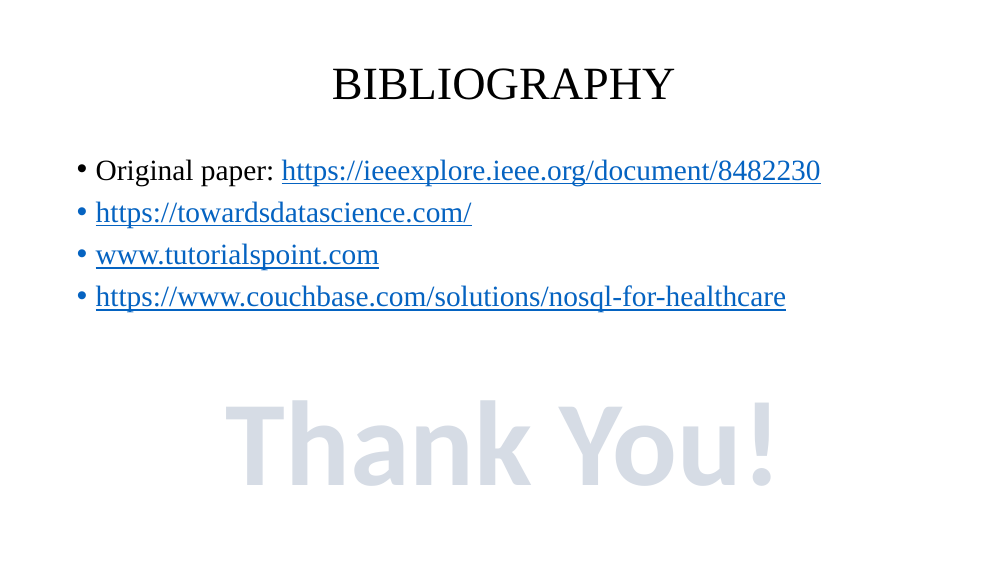
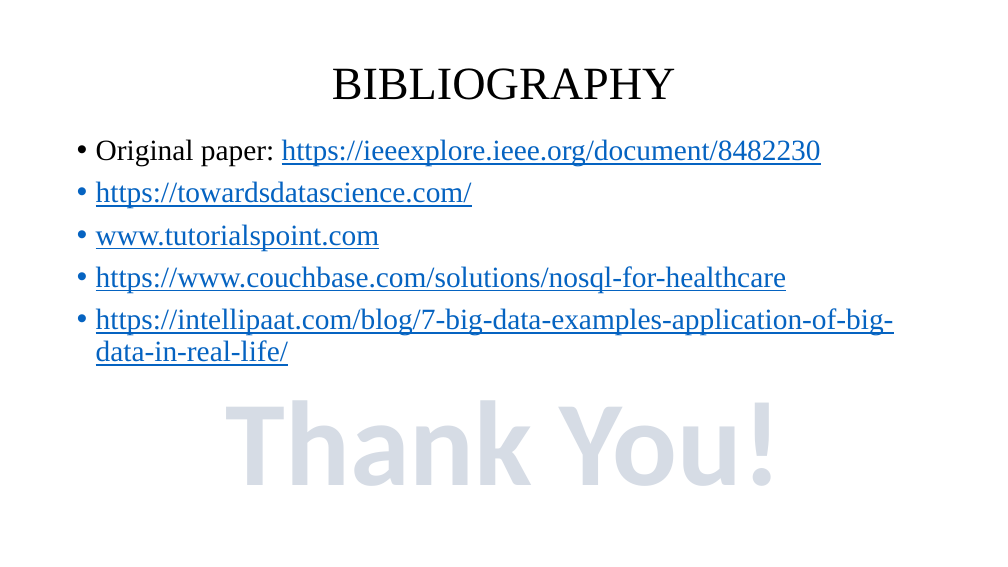
Before and after one commit to arghyadeep99/SYLabWork, a slide deck: slide 20 of RDBMS Lab/1711072-Arghyadeep Das-RDBMS-IA1.pptx (slide 19 before the commit). Drawn at 1008x567 pixels with LibreOffice and Linux fonts; fonts in the diff are those of the drawing; background and template pictures are left out. Boxes give left, top, right and bottom in pixels: in the first picture for what was removed or moved away, otherwise in the second. Text is boxed around its words. In the diff, an @@ line names an element or a change of style, - is before the commit and + after.

```diff
--- a/RDBMS Lab/1711072-Arghyadeep Das-RDBMS-IA1.pptx
+++ b/RDBMS Lab/1711072-Arghyadeep Das-RDBMS-IA1.pptx
@@ text "Original paper: https://ieeexplore.ieee.org/document/8482230": place and size @@
-text "Original paper: https://ieeexplore.ieee.org/document/8482230" at (96, 159, 821, 313)
+text "Original paper: https://ieeexplore.ieee.org/document/8482230" at (96, 139, 894, 366)
@@ text at (96, 308, 894, 366): paragraph added @@
+• https://intellipaat.com/blog/7-big-data-examples-application-of-big-data-in-real-life/
```
Also in this commit, not shown: 1 slide added, 17 other files.
